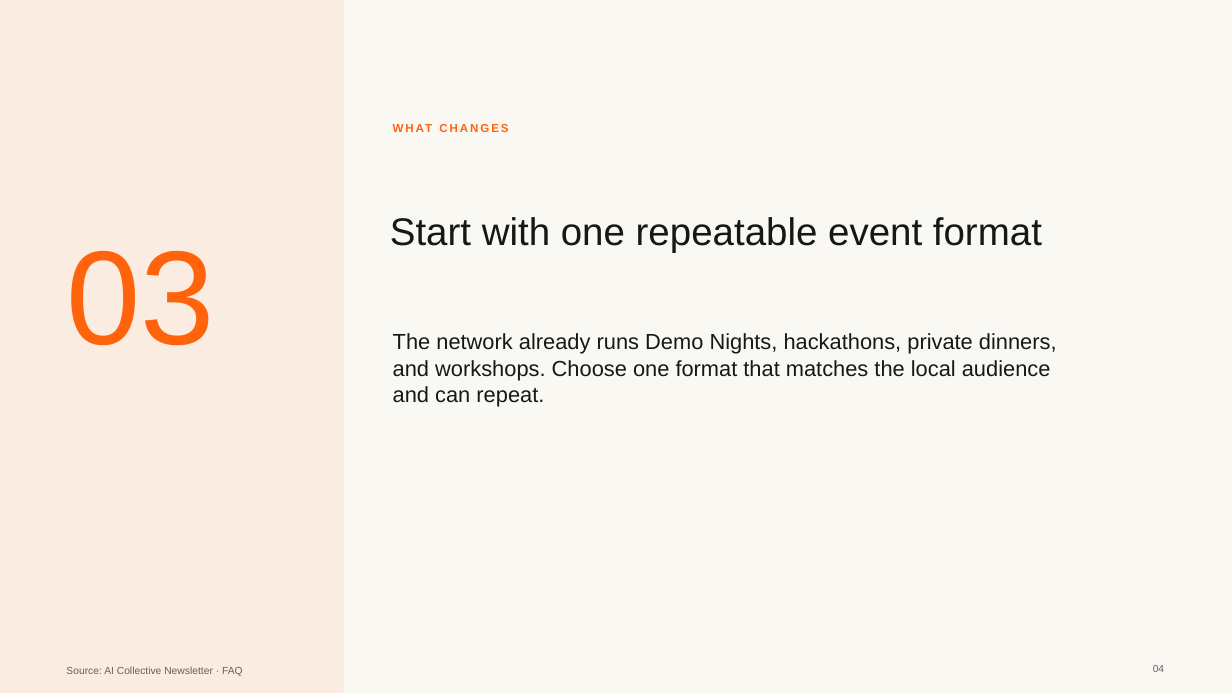
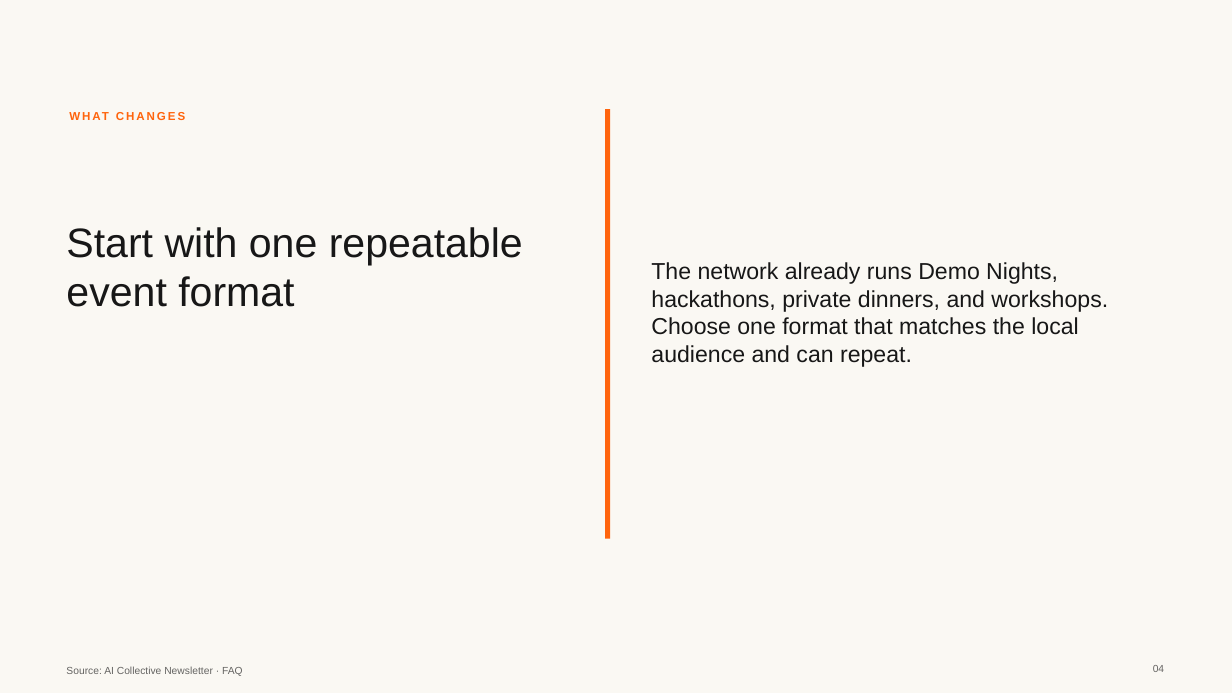
Before and after one commit to daniel-p-green/OAI-Build-Week-2026, a slide deck: slide 4 of artifacts/spikes/intent-profile-review-2026-07-15/client-pitch.pptx. Drawn at 1232x693 pixels with LibreOffice and Linux fonts; fonts in the diff are those of the drawing. Boxes give left, top, right and bottom in pixels: in the first picture for what was removed or moved away, otherwise in the second. Text is boxed around its words. In the diff, an @@ line names an element or a change of style, - is before the commit and + after.

```diff
--- a/artifacts/spikes/intent-profile-review-2026-07-15/client-pitch.pptx
+++ b/artifacts/spikes/intent-profile-review-2026-07-15/client-pitch.pptx
@@ rectangle removed at (0,0,344,693) @@
@@ text "WHAT CHANGES" rewrapped from (393,118,910,137) to (69,106,555,125) @@
@@ rectangle added at (605,109,611,539), fill #FF640D @@
@@ text "Start with one repeatable event ...": place and size @@
-text "Start with one repeatable event ..." at (390,217,1042,253)
+text "Start with one repeatable event ..." at (66,227,523,307)
@@ text "Start with one repeatable event ..." at (66,227,523,307): size 30 to 32 pt @@
@@ text "The network already runs Demo ...": place and size @@
-text "The network already runs Demo ..." at (393,333,1057,406)
+text "The network already runs Demo ..." at (651,262,1108,367)
@@ text "The network already runs Demo ..." at (651,262,1108,367): size 17 to 18 pt; vertical alignment top to middle @@
@@ text removed at (66,251,214,346) @@
-03
```
Also in this commit, not shown: 2 other slides changed, 28 other files.
